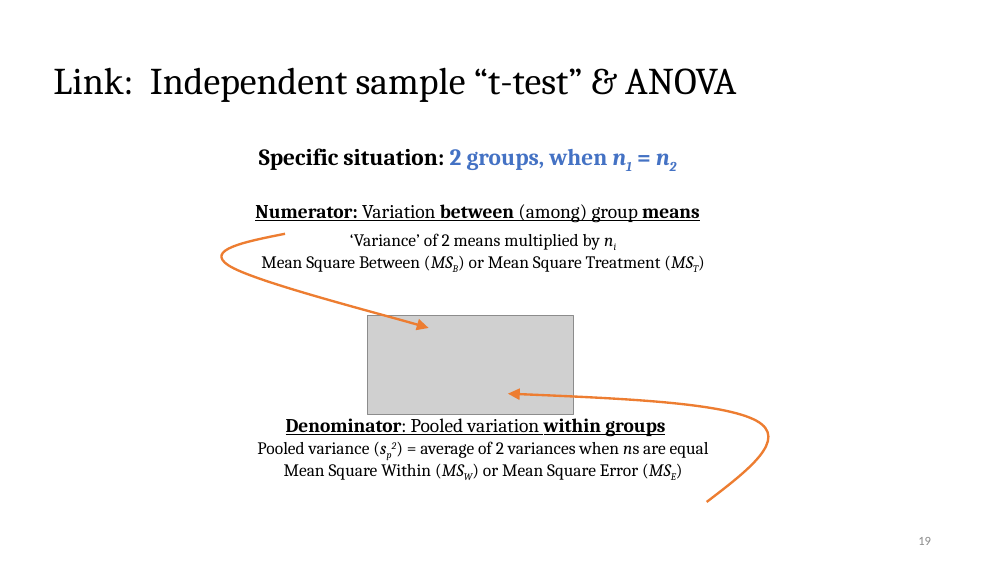
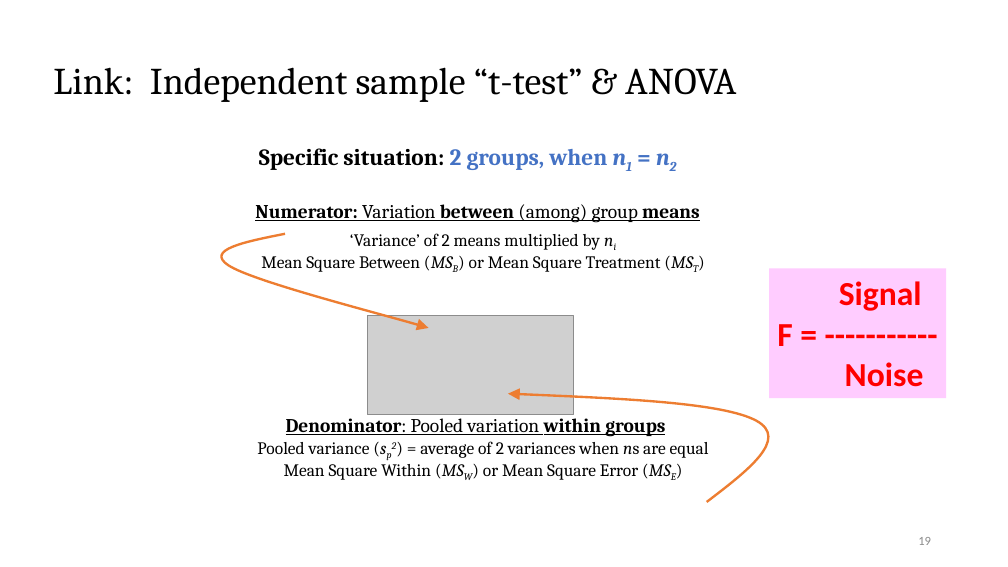
Before and after one commit to CEHS-research/PSY-6600_public, a slide deck: slide 19 of slides/ch12_oneANOVA.pptx. Drawn at 1008x567 pixels with LibreOffice and Linux fonts; fonts in the diff are those of the drawing; grey boxes stand for pictures. Boxes give left, top, right and bottom in pixels: in the first picture for what was removed or moved away, otherwise in the second. Text is boxed around its words. In the diff, an @@ line names an element or a change of style, - is before the commit and + after.

```diff
--- a/slides/ch12_oneANOVA.pptx
+++ b/slides/ch12_oneANOVA.pptx
@@ rectangle added at box(769, 268, 946, 399), fill #FFCCFF, 32 pt, text #FF0000, bold @@
+Signal
+F = -----------
+Noise
```
Also in this commit, not shown: 8 other slides changed, 1 slide removed, 13 other files.
